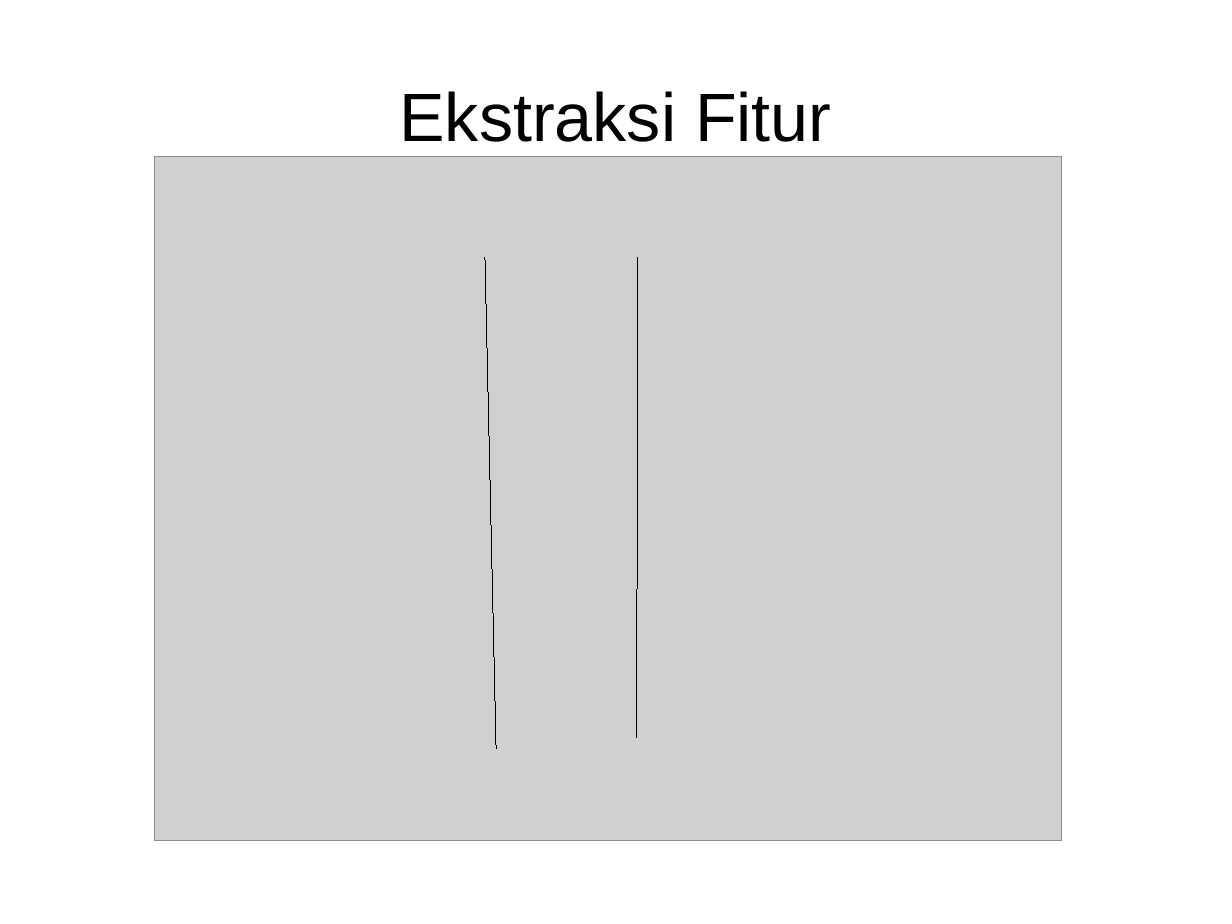
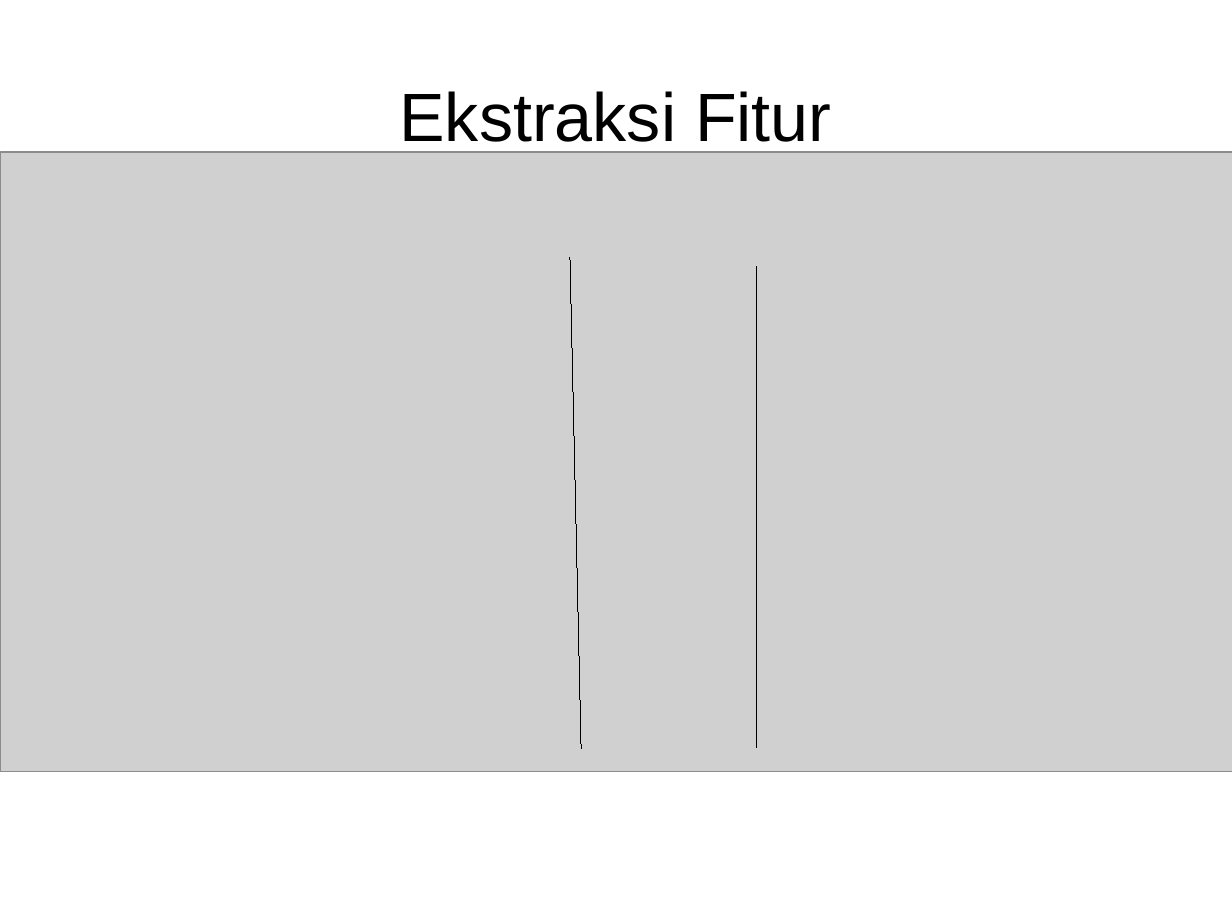
Before and after one commit to goFrendiAsgard/feature-extractor, a slide deck: slide 3 of report/pra-thesis.odp. Drawn at 1232x924 pixels with LibreOffice and Linux fonts; fonts in the diff are those of the drawing; grey boxes stand for pictures. Boxes give left, top, right and bottom in pixels: in the first picture for what was removed or moved away, otherwise in the second. Text is boxed around its words. In the diff, an @@ line names an element or a change of style, - is before the commit and + after.

```diff
--- a/report/pra-thesis.odp
+++ b/report/pra-thesis.odp
@@ picture: place and size @@
-picture at (154, 157, 1062, 841)
+picture at (0, 152, 1232, 771)
@@ line moved from (637, 738) - (637, 257) to (570, 257) - (581, 749) @@
@@ line moved from (485, 257) - (496, 749) to (757, 748) - (757, 267) @@
```
Also in this commit, not shown: 1 other slide changed, 1 other file.
